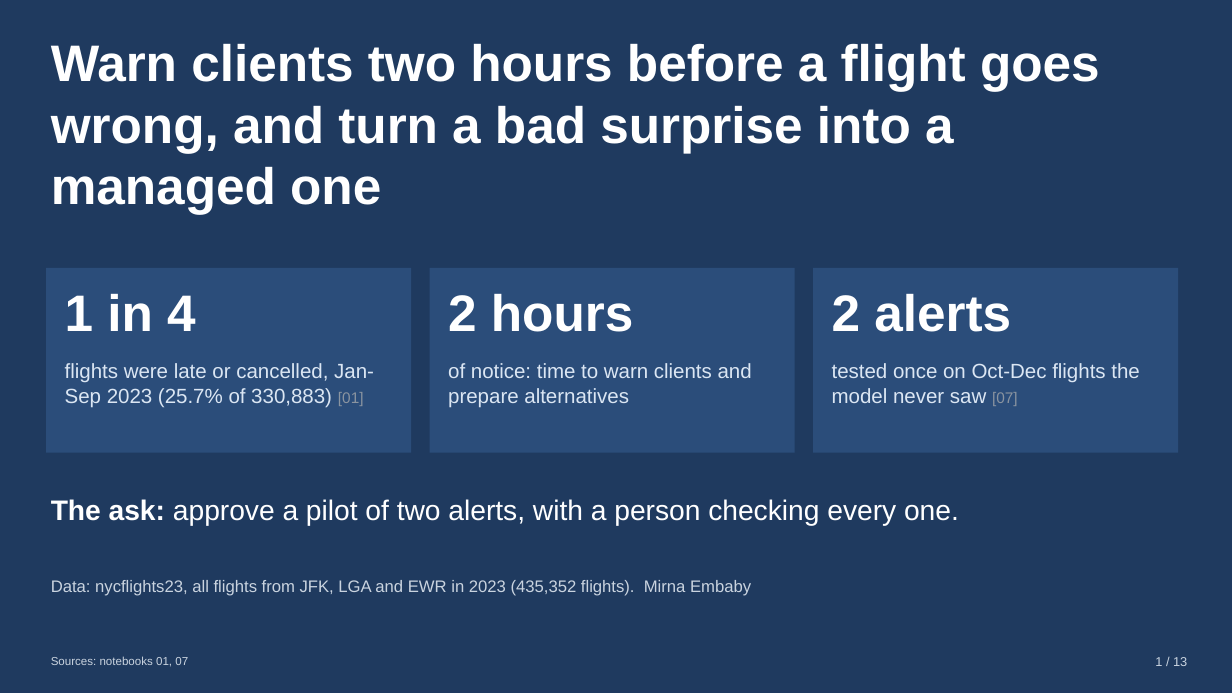
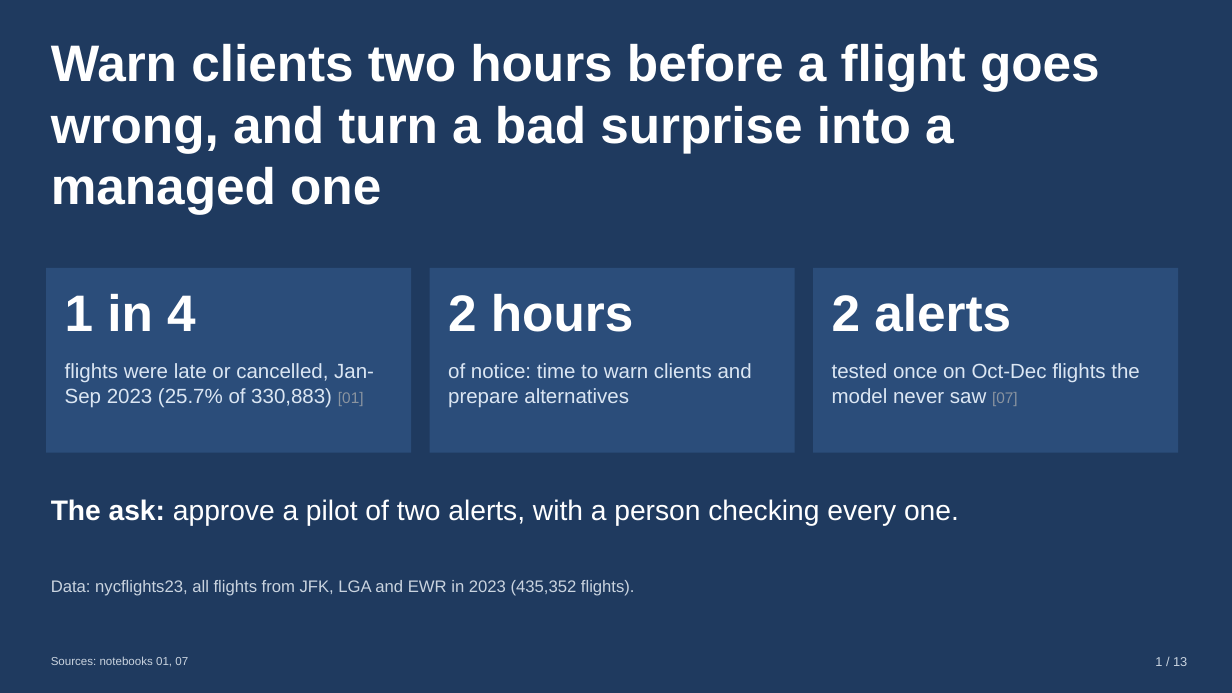
Before and after one commit to MirnaEmbaby/tms-flights, a slide deck: slide 2 of slides/tms_final.pptx (slide 1 before the commit). Drawn at 1232x693 pixels with LibreOffice and Linux fonts; fonts in the diff are those of the drawing. Boxes give left, top, right and bottom in pixels: in the first picture for what was removed or moved away, otherwise in the second. Text is boxed around its words. In the diff, an @@ line names an element or a change of style, - is before the commit and + after.

```diff
--- a/slides/tms_final.pptx
+++ b/slides/tms_final.pptx
@@ text at [51, 580, 635, 596]: text changed @@
-Data: nycflights23, all flights from JFK, LGA and EWR in 2023 (435,352 flights). Mirna Embaby
+Data: nycflights23, all flights from JFK, LGA and EWR in 2023 (435,352 flights).
```
Also in this commit, not shown: 7 other slides changed, 1 slide added, 1 other file.
